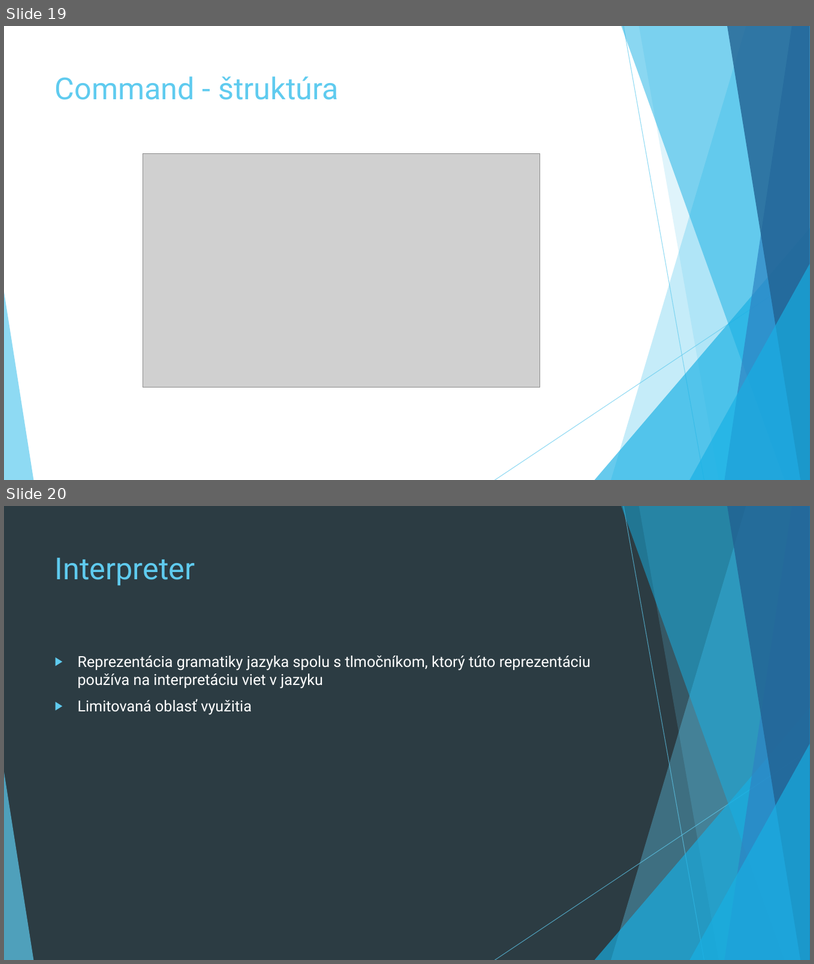
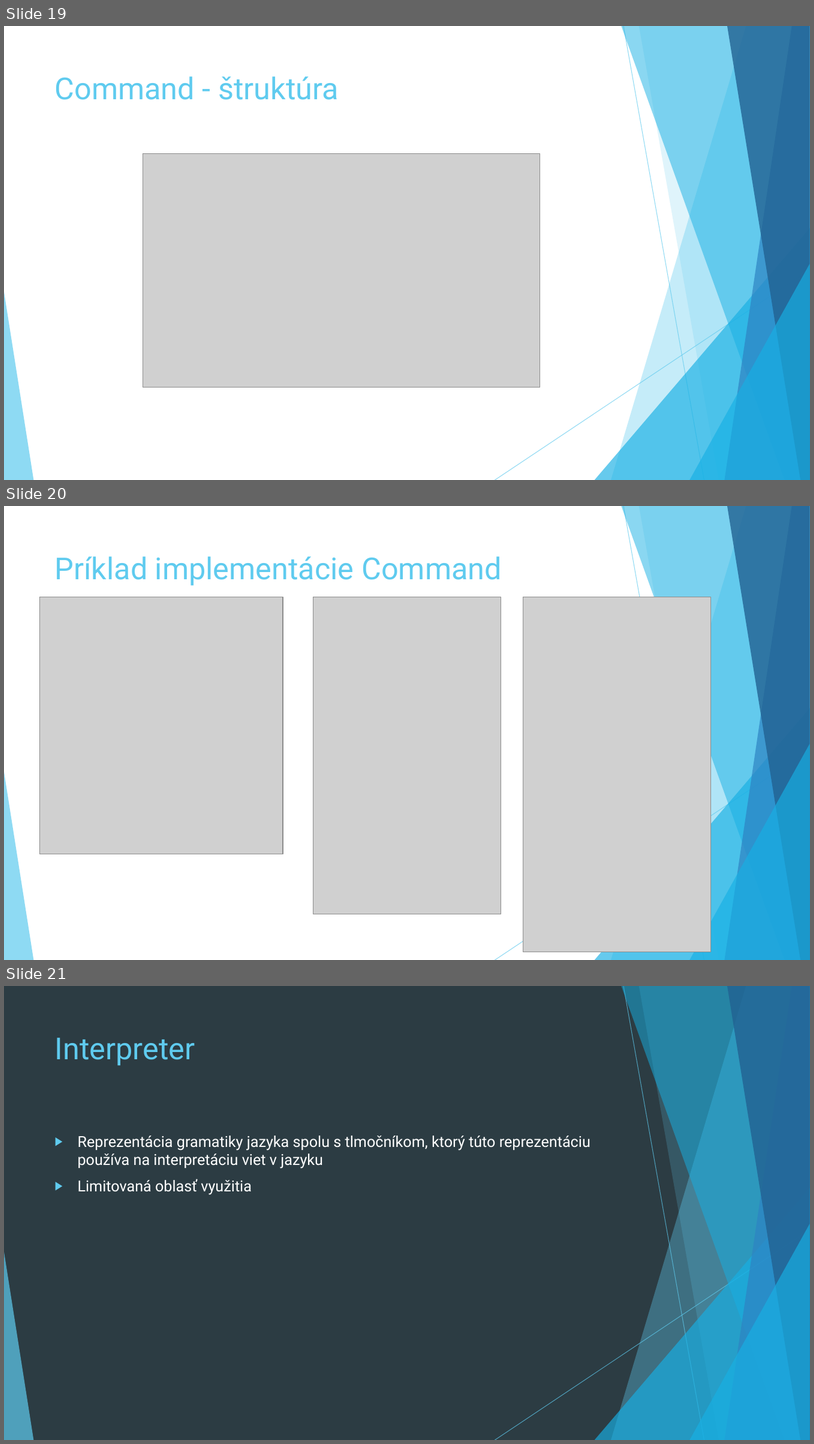
Before and after one commit to Rokulus/ASOS_prezentacia3, a slide deck: Behavioral_Design_Patterns.pptx. Shown one above the other, each under a label of ours: slides 19 and 20 before the commit, slides 19, 20 and 21 after it. The pictures are 814x964 and 814x1444 pixels, drawn with LibreOffice and Linux fonts; fonts in the diff are those of the drawing; grey boxes stand for pictures. Boxes give left, top, right and bottom in pixels: in the first picture for what was removed or moved away, otherwise in the second. Text is boxed around its words. In the diff, an @@ line names an element or a change of style, - is before the commit and + after.

Commit message:
Added Command code

```diff
--- a/Behavioral_Design_Patterns.pptx
+++ b/Behavioral_Design_Patterns.pptx
@@ slide 20 added at [4,506,810,960], background #FFFFFF; not listed: 10 template elements that a slide beside it also shows @@
@@ title added at [55,556,501,585], 36 pt, text #5FCBEF @@
+Príklad implementácie Command
@@ picture added at [39,597,283,853] @@
@@ picture added at [313,597,501,914] @@
@@ picture added at [524,597,712,951] @@
@@ what was slide 20 is now slide 21 @@
```
